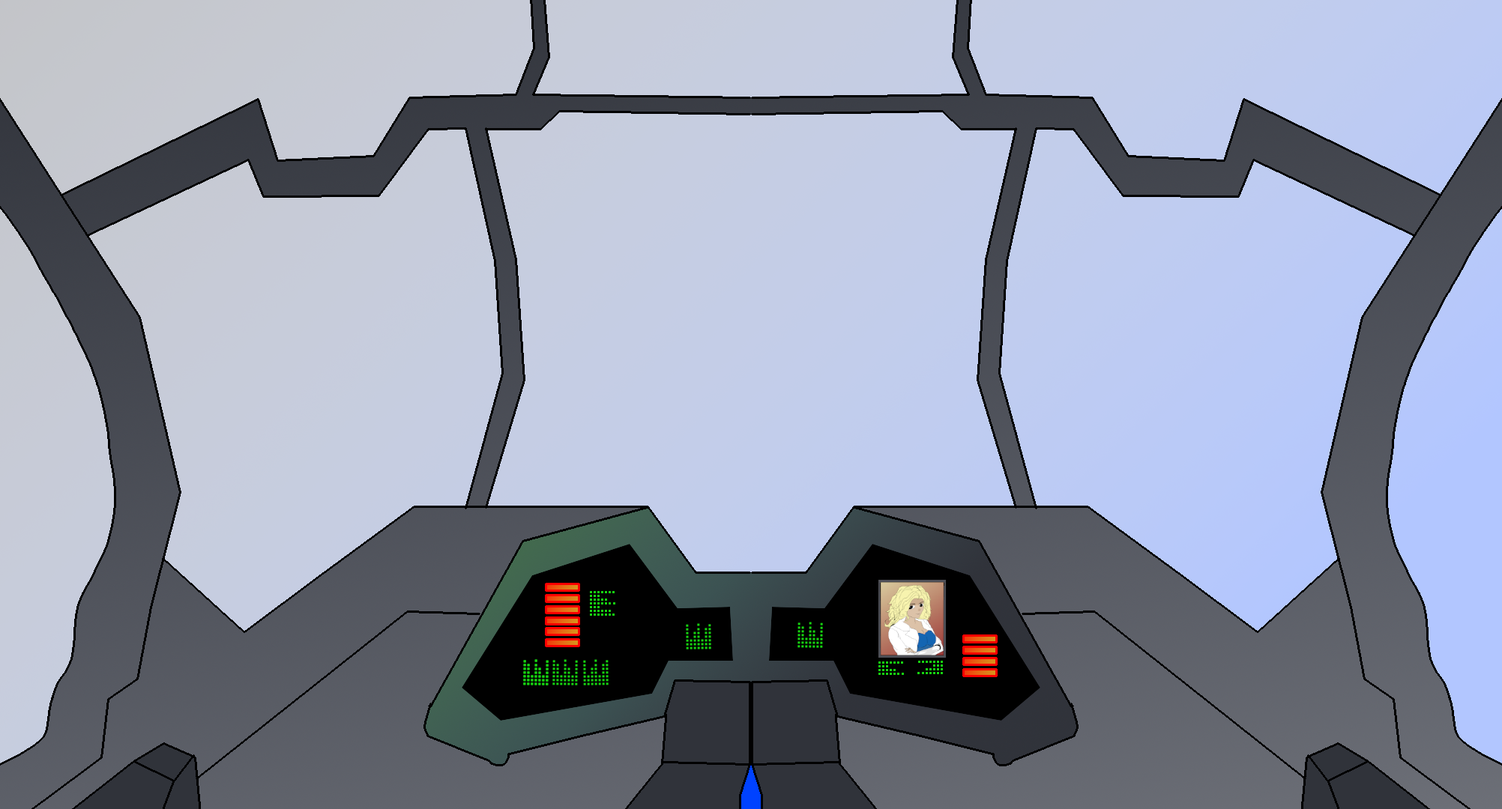
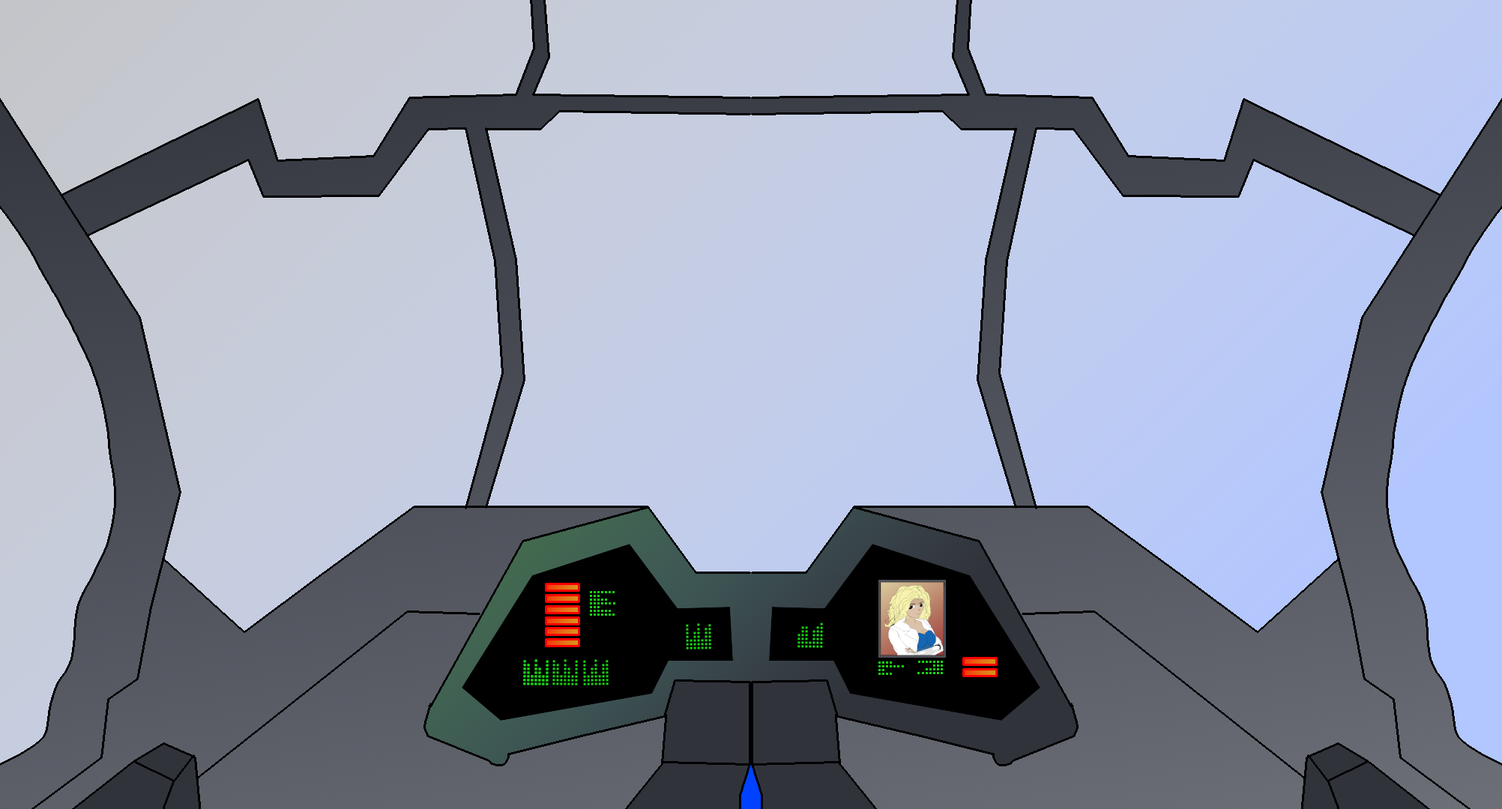
Two versions of the same layered image (1502×809). Layer-by-layer changes:
hid "redButtons copy #3" over bbox(962, 634, 998, 655)
added layer "vGreenAnimate copy #1" above "vGreenAnimate copy" over bbox(816, 626, 820, 637)
added layer "vGreenAnimate copy" above "vGreenAnimate" over bbox(804, 626, 808, 637)
added layer "vGreenAnimate" above "verticalGreenButton copy #3" over bbox(797, 622, 820, 641)
hid "verticalGreenButton copy #3" over bbox(797, 622, 820, 641)
added layer "greenAnimate" above "greenButton" over bbox(885, 661, 904, 676)
hid "greenButton" over bbox(885, 661, 904, 676)
